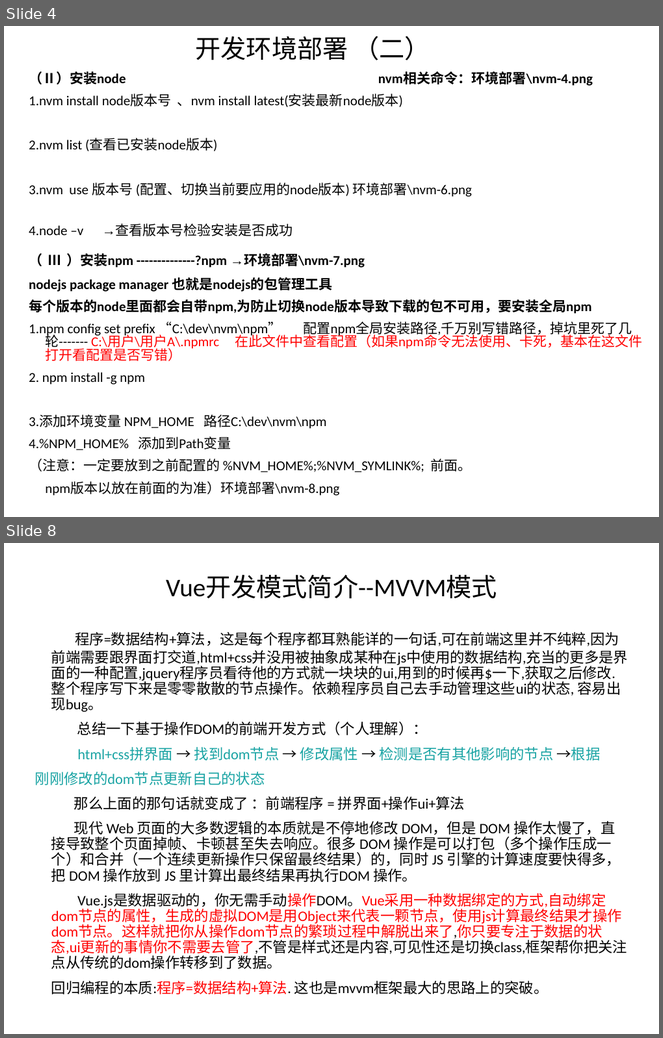
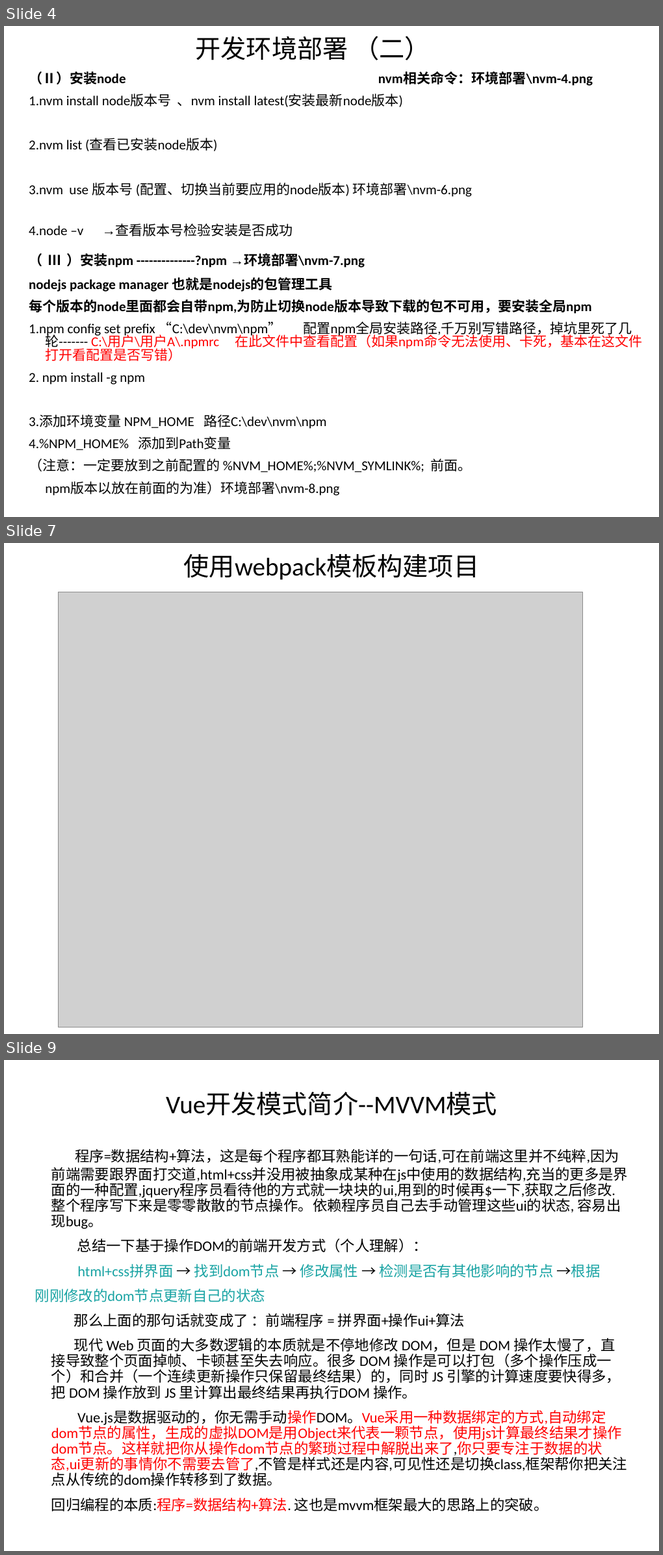
Before and after one commit to Consifire/self-knowledge-induction-of-Vue, a slide deck: Vue个人归纳.ppt. Shown one above the other, each under a label of ours: slides 4 and 8 before the commit, slides 4, 7 and 9 after it; the slides between them are not shown. The pictures are 663x1038 and 663x1555 pixels, drawn with LibreOffice and Linux fonts; fonts in the diff are those of the drawing; grey boxes stand for pictures. Boxes give left, top, right and bottom in pixels: in the first picture for what was removed or moved away, otherwise in the second. Text is boxed around its words. In the diff, an @@ line names an element or a change of style, - is before the commit and + after.

```diff
--- a/Vue个人归纳.ppt
+++ b/Vue个人归纳.ppt
@@ slide 7 added at [4,543,659,1034], background #FFFFFF @@
@@ title added at [184,554,480,580], 28 pt, text #000000 @@
+使用webpack模板构建项目
@@ picture added at [59,592,582,1027] @@
@@ what was slide 8 is now slide 9 @@
```
Also in this commit, not shown: 6 slides changed, 5 other files.
